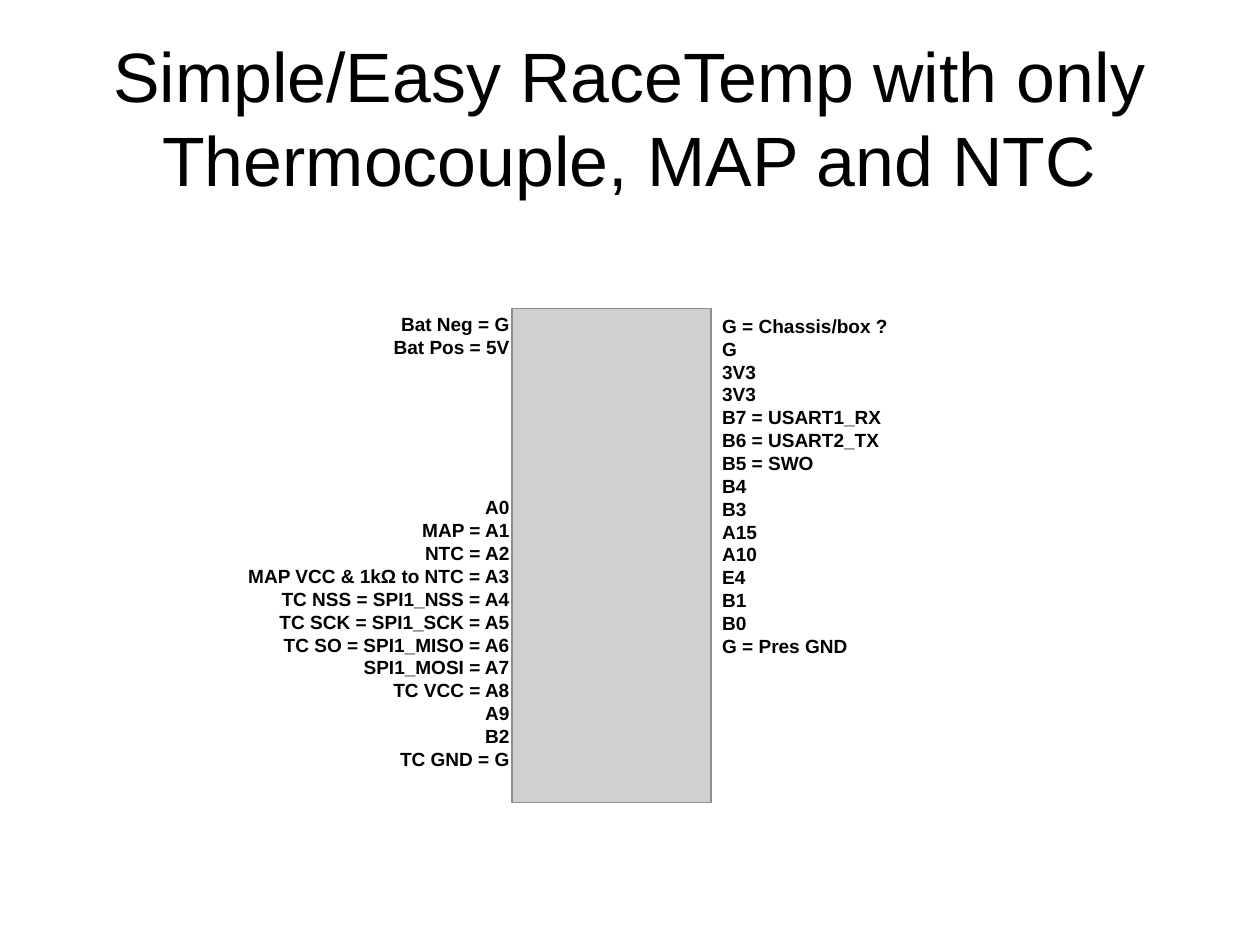
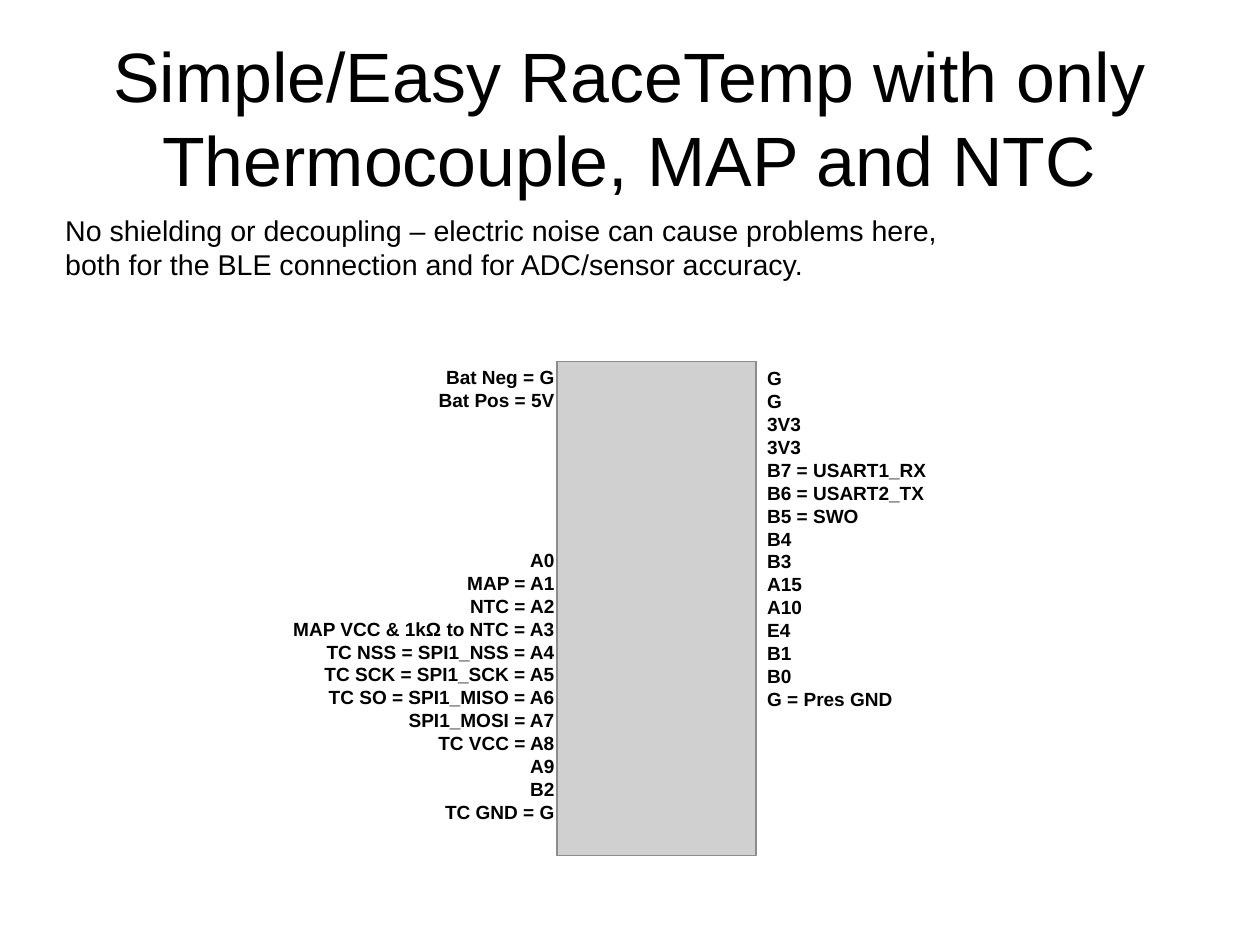
Before and after one commit to 911RSR/RaceTemp_BLE, a slide deck: slide 2 of Wiring for STM32WB BLE.odp. Drawn at 1260x945 pixels with LibreOffice and Linux fonts; fonts in the diff are those of the drawing; grey boxes stand for pictures. Boxes give left, top, right and bottom in pixels: in the first picture for what was removed or moved away, otherwise in the second. Text is boxed around its words. In the diff, an @@ line names an element or a change of style, - is before the commit and + after.

```diff
--- a/Wiring for STM32WB BLE.odp
+++ b/Wiring for STM32WB BLE.odp
@@ text added at (65, 220, 937, 281), 18 pt, text #000000 @@
+No shielding or decoupling – electric noise can cause problems here, both for the BLE connection and for ADC/sensor accuracy.
@@ 2 texts, 1 picture: place and size @@
-2 texts, 1 picture at (248, 309, 881, 803)
+2 texts, 1 picture at (293, 361, 926, 855)
@@ text at (767, 371, 782, 386): text changed @@
-G = Chassis/box ?
+G
```
Also in this commit, not shown: 1 other slide changed, 1 slide added, 14 other files.
